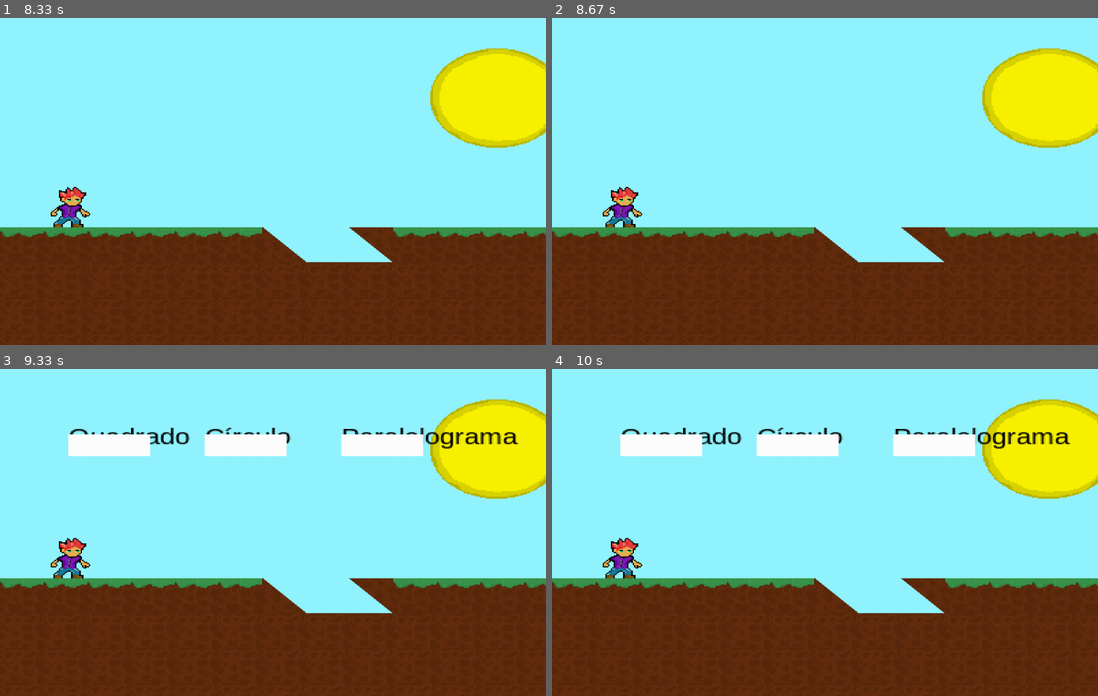
Above: before the commit, frames 1-4 (two rows, left to right).
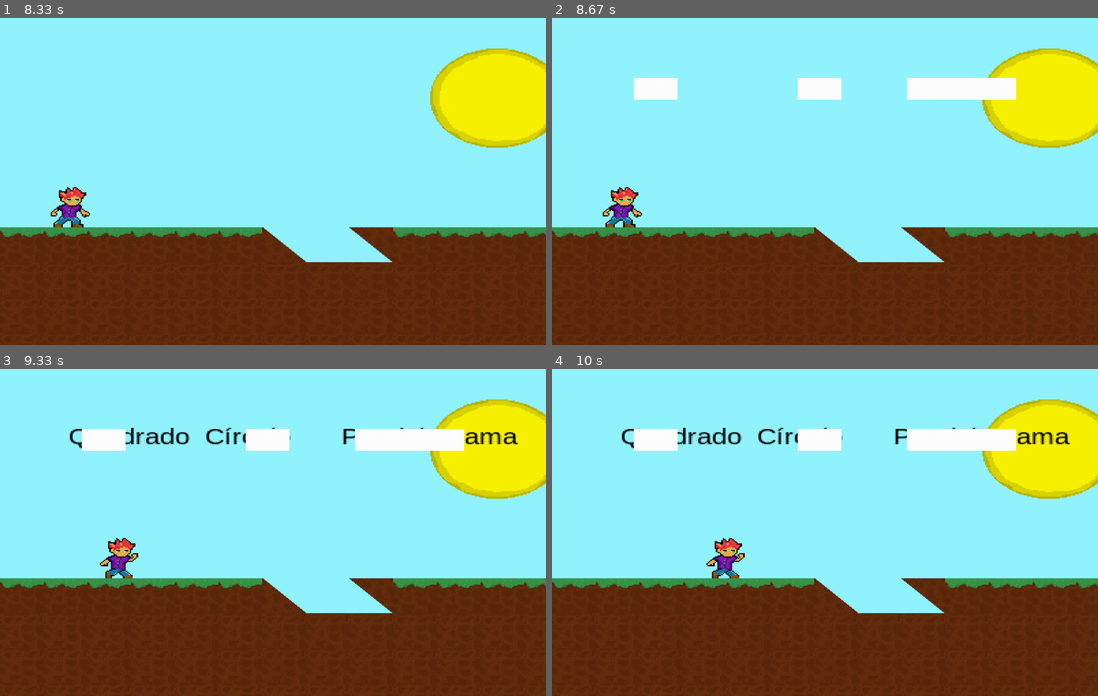
Above: after the commit, the same moments.

Repository: DouglasAndC/GAME-COLORANDO-PYGAME
Game: pygame game, started from Main/main.py
The game is run twice, just before and just after one commit, with the same random seed, the same clock (stepped at 60 frames per second) and the same inputs.
Inputs (mouse positions are in pixels of both pictures, inside the frame that each line leads up to):
- Up to frame 1 (8.33 s): no input
- Up to frame 2 (8.67 s): move the mouse to (961, 89) at 8.63 s
- Up to frame 3 (9.33 s): press the mouse at (409, 440) at 8.67 s; move the mouse to (371, 499) at 8.77 s; release the mouse at (338, 561) at 8.9 s; press the mouse at (267, 440) at 9.03 s; move the mouse to (278, 545) at 9.13 s; release the mouse at (283, 650) at 9.27 s
- Up to frame 4 (10 s): click (803, 489) at 9.48 s; press the mouse at (655, 440) at 9.77 s; move the mouse to (710, 509) at 9.87 s; move the mouse to (764, 578) at 9.97 s

Frame 1 is identical in both runs. In frame 2, 2.4% of the frame differs, in the area x 15-85%, y 18-25%; in frame 3, 3.7%, in the area x 9-85%, y 18-65%; in frame 4, 3.7%.

Commit message:
botoes funcionando

Diff:
--- a/Main/fase_1.py
+++ b/Main/fase_1.py
@@ -323,6 +323,8 @@
                         if(resultado == ROXO):
                               fase = 3
                               cont = 4
+                        else:
+                              cont = 1
                   else:
                         cont = 1
             else:
--- a/Main/main.py
+++ b/Main/main.py
@@ -58,6 +58,10 @@
                pygame.image.load(globals.get_path() + "\\View\\exp_4.png").convert_alpha(),
                pygame.image.load(globals.get_path() + "\\View\\exp_5.png").convert_alpha(),
                pygame.image.load(globals.get_path() + "\\View\\exp_6.png").convert_alpha()]
+
+btn1 = pygame.draw.rect(screen, (255, 255, 255), [50, 60, 60, 20])
+btn2 = pygame.draw.rect(screen, (255, 255, 255), [150, 60, 60, 20])
+btn3 = pygame.draw.rect(screen, (255, 255, 255), [250, 60, 60, 20])
 
 
 def desenhar_mapa(mapa):
@@ -141,9 +145,19 @@
             pos = pygame.mouse.get_pos()
             pressed1, pressed2, pressed3 = pygame.mouse.get_pressed()
             if len(rects) > 0:
-                if rects[globals.index].collidepoint(pos) and pressed1:
+                if rects[0].collidepoint(pos) and pressed1:
                         print("testando")
                         desafio1 = True
+                        aux = False
+                elif rects[1].collidepoint(pos) and pressed1:
+                        print("testando")
+                        desafio1 = True
+                elif rects[2].collidepoint(pos) and pressed1:
+                        print("testando")
+                        desafio1 = True
+                elif event.type == QUIT:
+                        pygame.quit()
+                        exit()
     desenhar_mapa(mapa)
     if frame_vil != 9:
         pygame.time.wait(tempo)
@@ -162,11 +176,10 @@
         fase_run = True
     if fase_run:
         respostas = gerar_desafio("Paralelograma")
-        rects = [pygame.draw.rect(display, (255, 255, 255), [50, 60, 60, 20]),
-                 pygame.draw.rect(display, (255, 255, 255), [150, 60, 60, 20]),
-                 pygame.draw.rect(display, (255, 255, 255), [250, 60, 60, 20])]
+        rects = [pygame.draw.rect(screen, (255, 255, 255), [150, 110, 80, 40]),
+                 pygame.draw.rect(screen, (255, 255, 255), [450, 110, 80, 40]),
+                 pygame.draw.rect(screen, (255, 255, 255), [650, 110, 200, 40])]
         if desafio1:
-            print("teste")
             x_user += globals.speed
             if frame_user == 3:
                 frame_user = 2
